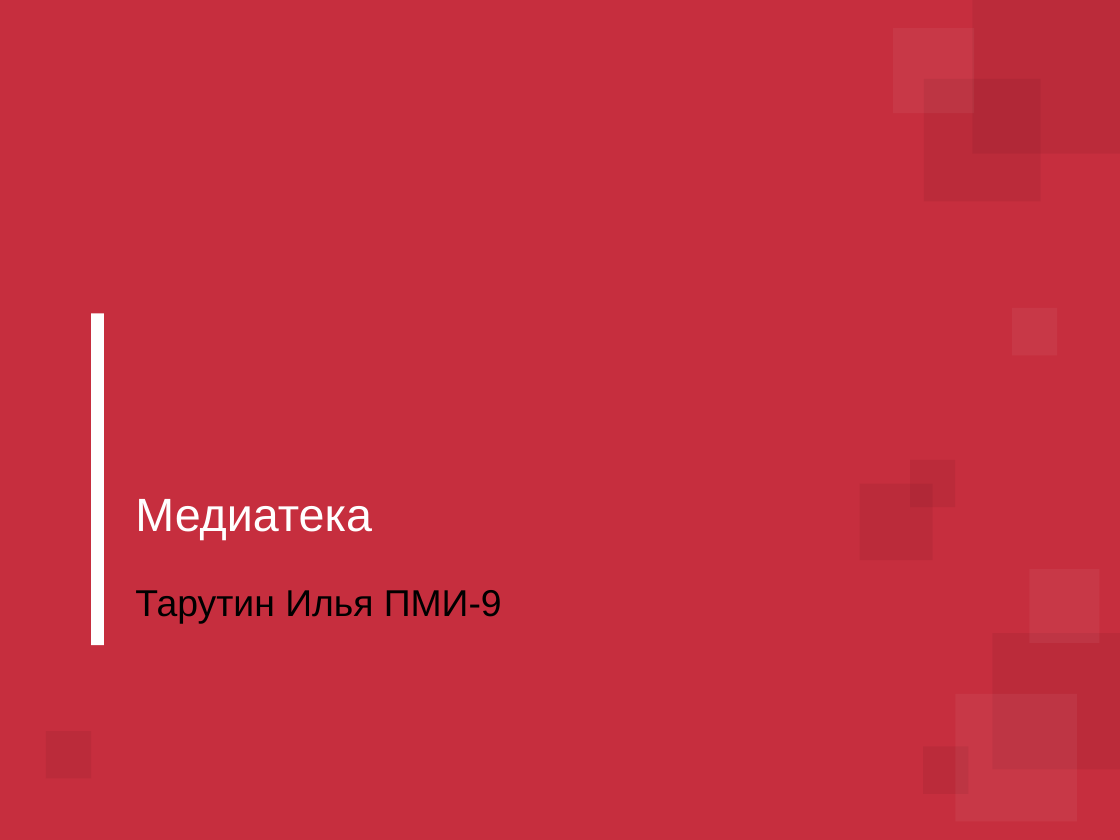
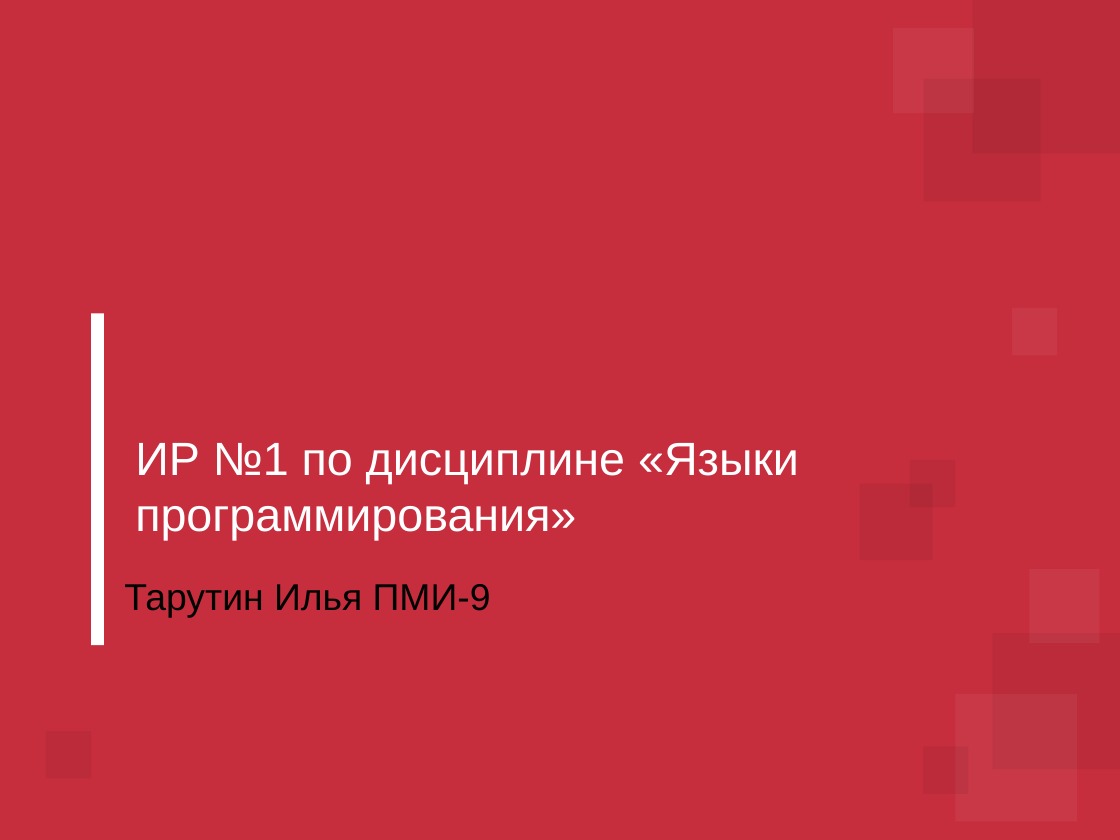
Before and after one commit to Ilyuska/IR_IAP, a slide deck: slide 1 of Презентация.pptx. Drawn at 1120x840 pixels with LibreOffice and Linux fonts; fonts in the diff are those of the drawing; background and template pictures are left out. Boxes give left, top, right and bottom in pixels: in the first picture for what was removed or moved away, otherwise in the second. Text is boxed around its words. In the diff, an @@ line names an element or a change of style, - is before the commit and + after.

```diff
--- a/Презентация.pptx
+++ b/Презентация.pptx
@@ title at <box>135,443,799,540</box>: text changed @@
-Медиатека
+ИР №1 по дисциплине «Языки программирования»
@@ subtitle "Тарутин Илья ПМИ-9": place and size @@
-subtitle "Тарутин Илья ПМИ-9" at <box>135,590,502,623</box>
+subtitle "Тарутин Илья ПМИ-9" at <box>124,584,491,618</box>
```
Also in this commit, not shown: 6 other slides changed.
